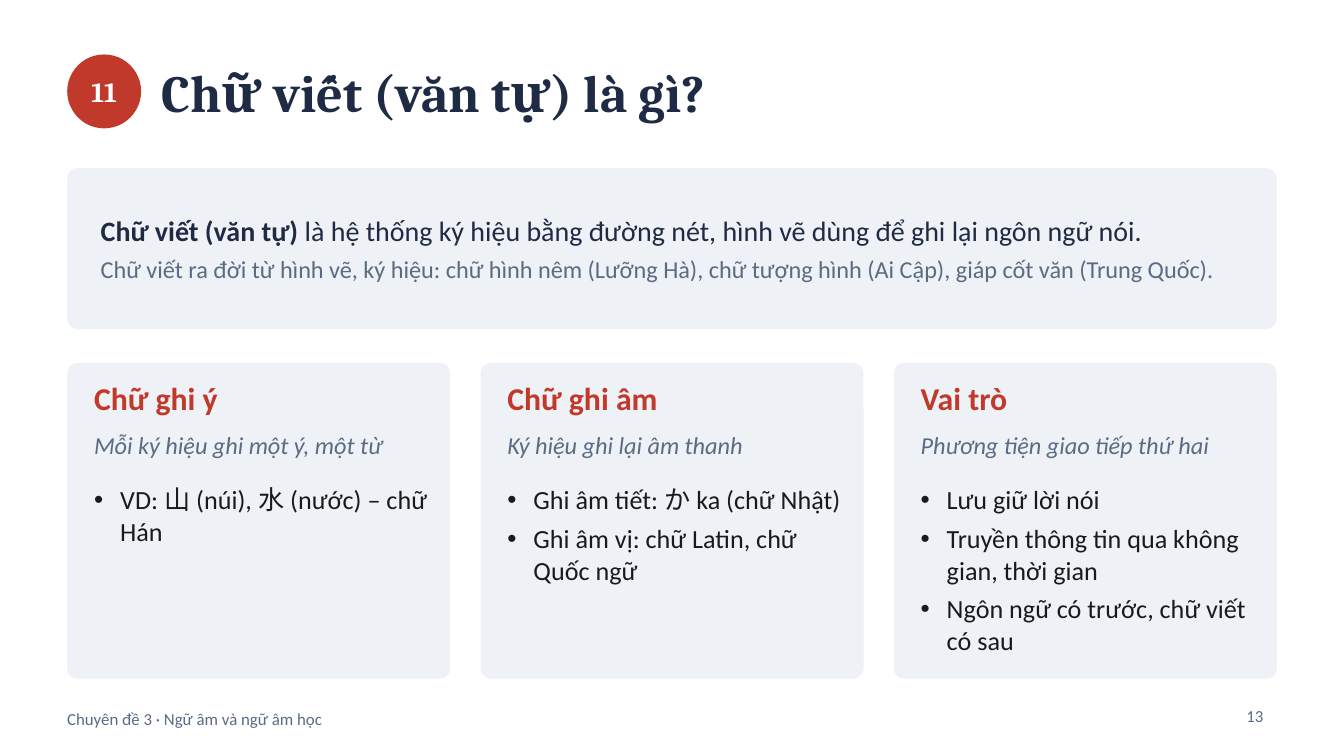
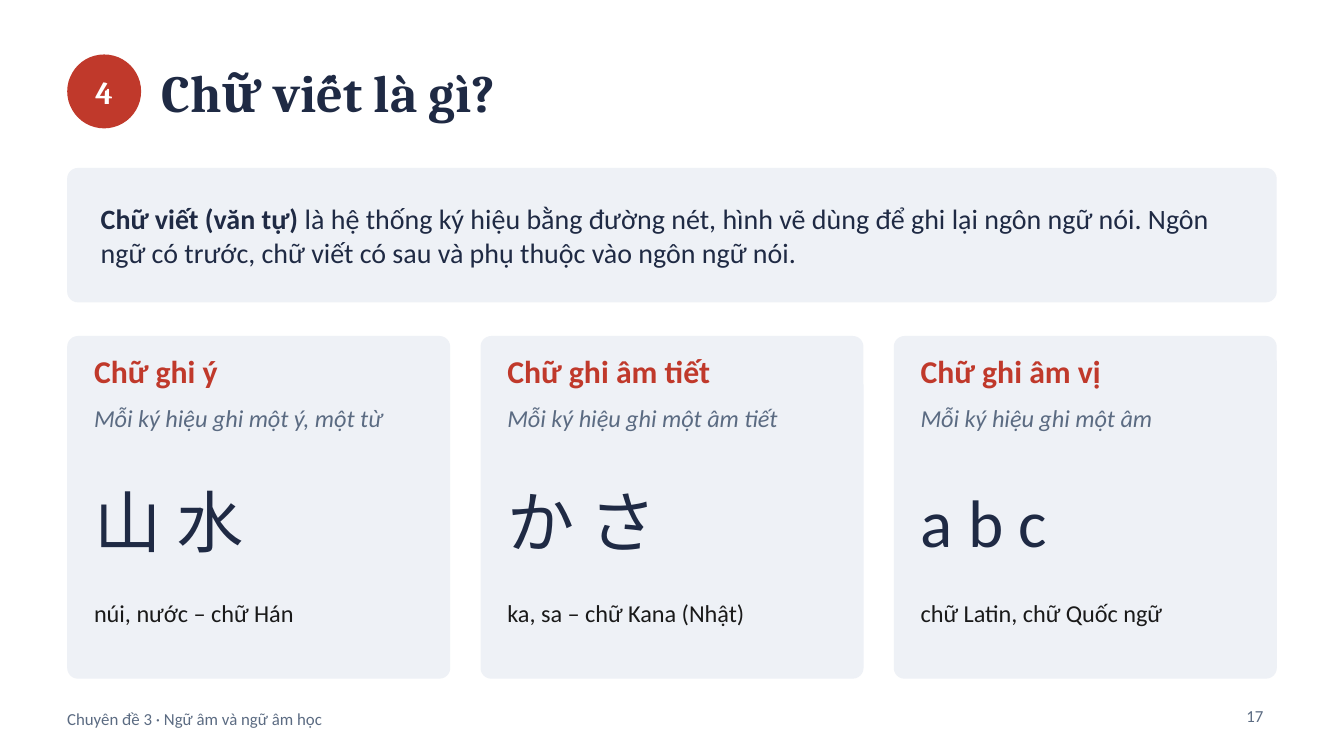
Before and after one commit to datpolime/Claude, a slide deck: slide 17 of Chuyen_de_3_Ngu_am_va_ngu_am_hoc.pptx (slide 13 before the commit). Drawn at 1344x756 pixels with LibreOffice and Linux fonts; fonts in the diff are those of the drawing. Boxes give left, top, right and bottom in pixels: in the first picture for what was removed or moved away, otherwise in the second. Text is boxed around its words. In the diff, an @@ line names an element or a change of style, - is before the commit and + after.

```diff
--- a/Chuyen_de_3_Ngu_am_va_ngu_am_hoc.pptx
+++ b/Chuyen_de_3_Ngu_am_va_ngu_am_hoc.pptx
@@ text at [95, 82, 113, 104]: text changed; size 15 to 17 pt @@
-11
+4
@@ title at [374, 75, 495, 123]: text changed @@
-Chữ viết (văn tự) là gì?
+Chữ viết là gì?
@@ rounded rectangle: place and size @@
-rounded rectangle at [67, 168, 1277, 329]
+rounded rectangle at [67, 168, 1277, 302]
@@ text at [101, 206, 1208, 268]: text changed; size 13 to 15 pt; text colour #5B6B82 to #1F2A44 @@
-Chữ viết (văn tự) là hệ thống ký hiệu bằng đường nét, hình vẽ dùng để ghi lại ngôn ngữ nói.
-Chữ viết ra đời từ hình vẽ, ký hiệu: chữ hình nêm (Lưỡng Hà), chữ tượng hình (Ai Cập), giáp cốt văn (Trung Quốc).
+Chữ viết (văn tự) là hệ thống ký hiệu bằng đường nét, hình vẽ dùng để ghi lại ngôn ngữ nói. Ngôn ngữ có trước, chữ viết có sau và phụ thuộc vào ngôn ngữ nói.
@@ rounded rectangle: place and size @@
-rounded rectangle at [67, 363, 450, 679]
+rounded rectangle at [67, 336, 450, 679]
@@ text "Chữ ghi ý": place and size @@
-text "Chữ ghi ý" at [94, 387, 218, 416]
+text "Chữ ghi ý" at [94, 360, 218, 389]
@@ rounded rectangle: place and size @@
-rounded rectangle at [481, 363, 864, 679]
+rounded rectangle at [481, 336, 864, 679]
@@ text at [507, 359, 710, 389]: text changed @@
-Chữ ghi âm
+Chữ ghi âm tiết
@@ proportions changed in 4 elements at [67, 168, 1277, 302], [67, 336, 450, 679], [481, 336, 864, 679], [894, 336, 1277, 679] @@
@@ rounded rectangle: place and size @@
-rounded rectangle at [894, 363, 1277, 679]
+rounded rectangle at [894, 336, 1277, 679]
@@ text at [921, 360, 1101, 389]: text changed; size 14 to 17 pt; text colour #1A1A1A to #C0392B; bold on @@
-• Lưu giữ lời nói
-• Truyền thông tin qua không gian, thời gian
-• Ngôn ngữ có trước, chữ viết có sau
+Chữ ghi âm vị
@@ text removed at [921, 388, 1007, 411] @@
-Vai trò
@@ text "Mỗi ký hiệu ghi một ...": place and size @@
-text "Mỗi ký hiệu ghi một ..." at [94, 434, 382, 458]
+text "Mỗi ký hiệu ghi một ..." at [94, 407, 382, 431]
@@ text at [507, 407, 777, 431]: text changed @@
-Ký hiệu ghi lại âm thanh
+Mỗi ký hiệu ghi một âm tiết
@@ text added at [921, 407, 1153, 431], 13 pt, text #5B6B82, italic @@
+Mỗi ký hiệu ghi một âm
@@ text removed at [921, 436, 1208, 458] @@
-Phương tiện giao tiếp thứ hai
@@ text "山 水" at [94, 490, 243, 553]: vertical alignment top to middle @@
@@ text at [94, 490, 243, 553]: text changed; size 14 to 36 pt; font Calibri to Noto Sans CJK SC; text colour #1A1A1A to #1F2A44 @@
-• VD: 山 (núi), 水 (nước) – chữ Hán
+山 水
@@ text added at [507, 493, 657, 550], 36 pt, text #1F2A44 @@
+か さ
@@ text removed at [533, 488, 841, 585] @@
-• Ghi âm tiết: か ka (chữ Nhật)
-• Ghi âm vị: chữ Latin, chữ Quốc ngữ
@@ text added at [921, 500, 1046, 548], 36 pt, text #1F2A44 @@
+a b c
@@ text added at [94, 605, 293, 625], 13 pt, text #1A1A1A @@
+núi, nước – chữ Hán
@@ text added at [507, 604, 745, 626], 13 pt, text #1A1A1A @@
+ka, sa – chữ Kana (Nhật)
@@ text added at [921, 603, 1162, 626], 13 pt, text #1A1A1A @@
+chữ Latin, chữ Quốc ngữ
@@ page number at [1246, 711, 1263, 722]: text changed @@
-13
+17
```
Also in this commit, not shown: 5 other slides changed, 32 slides added, 13 slides removed.
